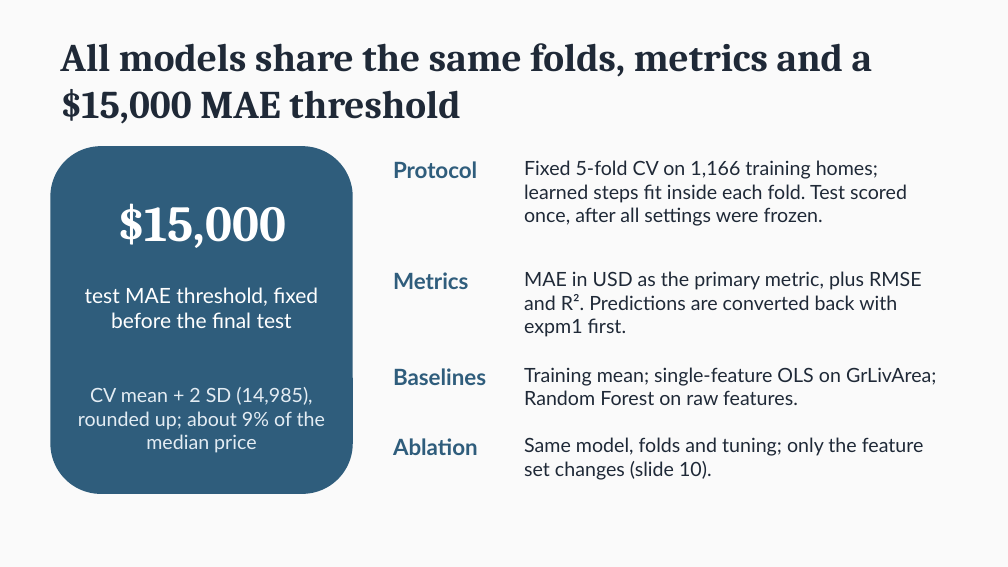
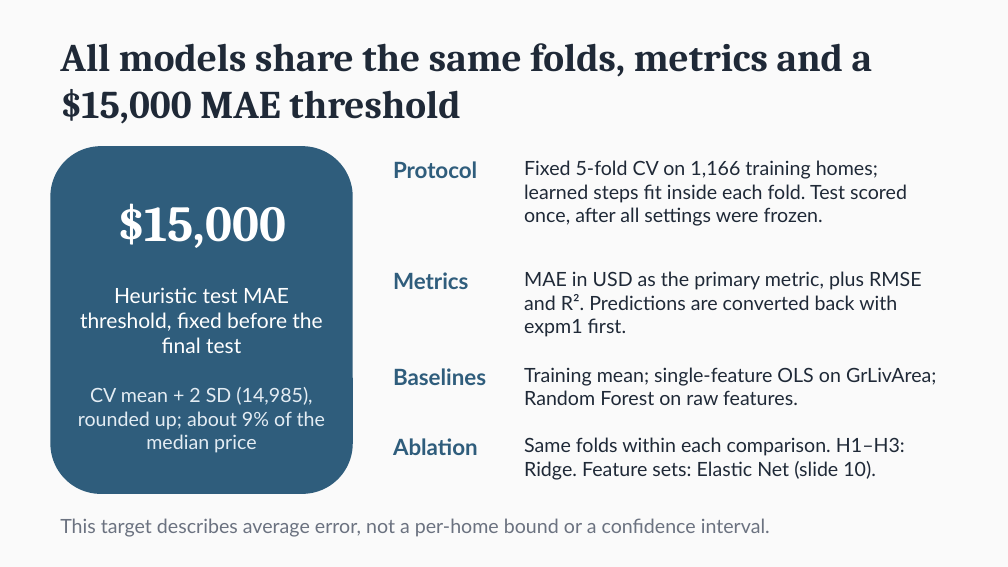
Before and after one commit to chouhuaishengcs15/Data-Mining-HW1, a slide deck: slide 8 of slides/HW1_G03_presentation.pptx. Drawn at 1008x567 pixels with LibreOffice and Linux fonts; fonts in the diff are those of the drawing. Boxes give left, top, right and bottom in pixels: in the first picture for what was removed or moved away, otherwise in the second. Text is boxed around its words. In the diff, an @@ line names an element or a change of style, - is before the commit and + after.

```diff
--- a/slides/HW1_G03_presentation.pptx
+++ b/slides/HW1_G03_presentation.pptx
@@ text at [80,287,322,353]: text changed @@
-test MAE threshold, fixed before the final test
+Heuristic test MAE threshold, fixed before the final test
@@ text at [524,437,905,480]: text changed @@
-Same model, folds and tuning; only the feature set changes (slide 10).
+Same folds within each comparison. H1–H3: Ridge. Feature sets: Elastic Net (slide 10).
@@ text added at [60,518,770,537], 14 pt, text #6B7280 @@
+This target describes average error, not a per-home bound or a confidence interval.
```
Also in this commit, not shown: 8 other slides changed, 1 slide added, 1 slide removed.
